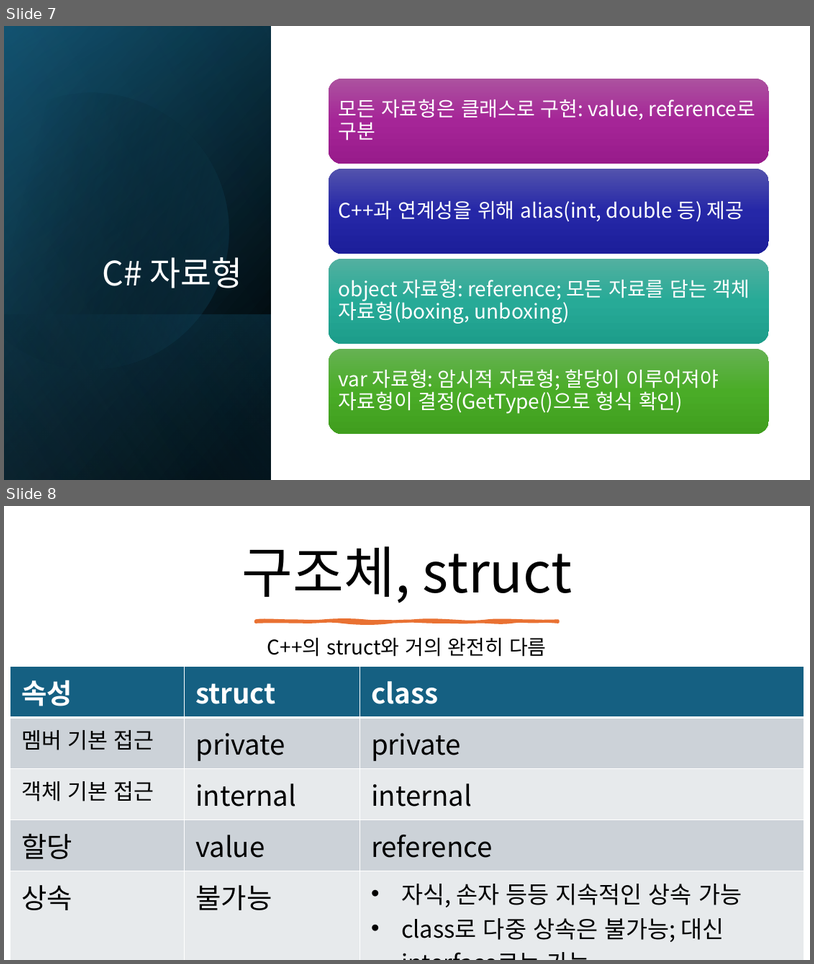
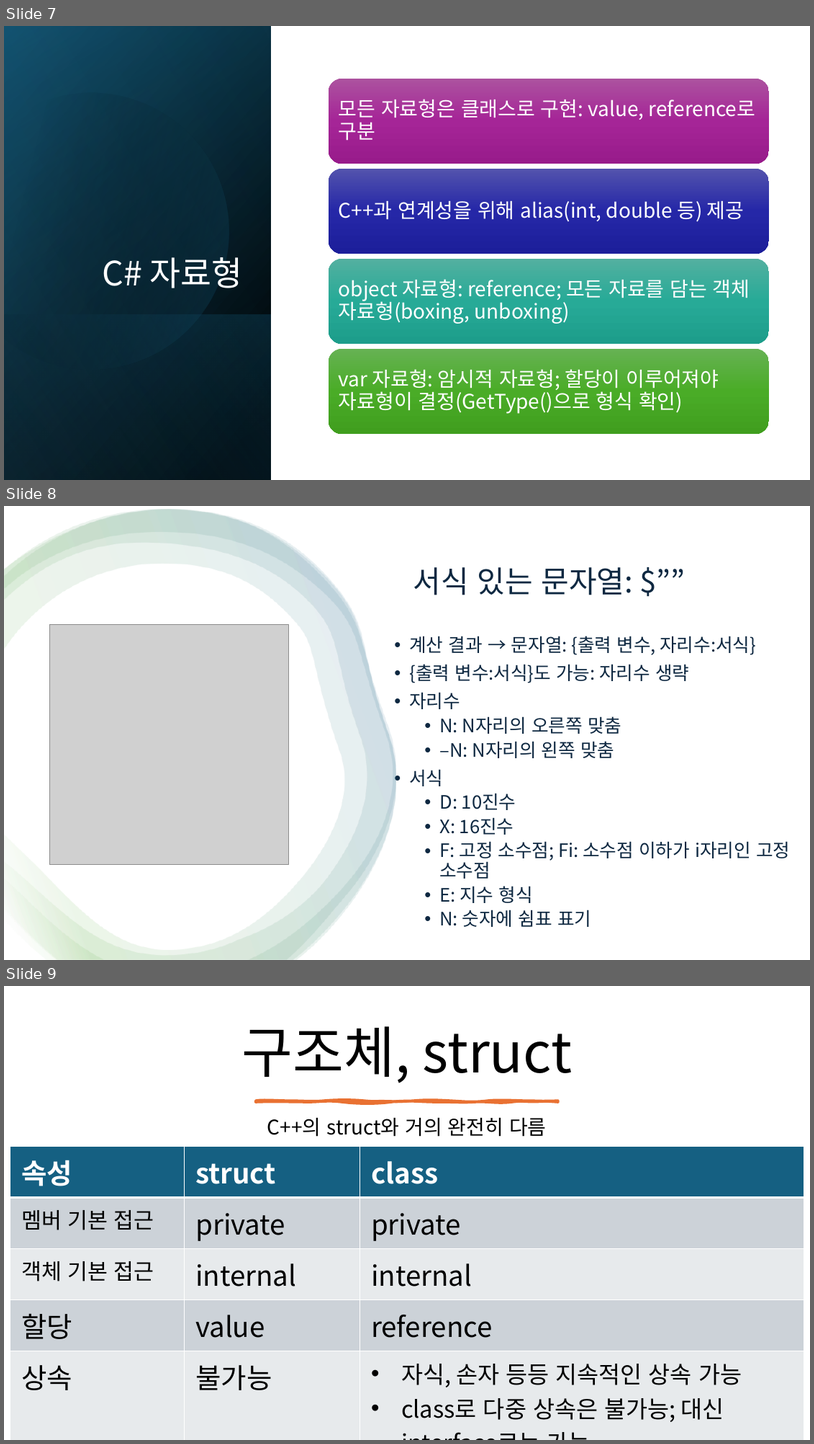
Before and after one commit to mokwongame/CS_2025_2, a slide deck: C# 문법.pptx. Shown one above the other, each under a label of ours: slides 7 and 8 before the commit, slides 7, 8 and 9 after it. The pictures are 814x964 and 814x1444 pixels, drawn with LibreOffice and Linux fonts; fonts in the diff are those of the drawing; grey boxes stand for pictures. Boxes give left, top, right and bottom in pixels: in the first picture for what was removed or moved away, otherwise in the second. Text is boxed around its words. In the diff, an @@ line names an element or a change of style, - is before the commit and + after.

```diff
--- a/C# 문법.pptx
+++ b/C# 문법.pptx
@@ slide 8 added at <box>4,506,810,960</box>, background #FFFFFF @@
@@ rectangle added at <box>4,506,810,960</box>, fill #FFFFFF @@
@@ freeform shape added at <box>4,510,396,960</box>, fill gradient #FFFFFF to #4EA72E to #156082 @@
@@ freeform shape added at <box>4,510,396,960</box>, fill gradient #FFFFFF to #4EA72E to #156082 @@
@@ freeform shape added at <box>4,510,396,960</box>, fill gradient #FFFFFF to #4EA72E to #156082 @@
@@ title added at <box>413,567,633,595</box>, 36 pt, text #0E2841 @@
+서식 있는 문자열: $””
@@ picture added at <box>49,625,289,864</box> @@
@@ text added at <box>409,636,790,926</box>, 22 pt, text #0E2841 @@
+• 계산 결과 → 문자열: {출력 변수, 자리수:서식}
+• {출력 변수:서식}도 가능: 자리수 생략
+• 자리수
+  • N: N자리의 오른쪽 맞춤
+  • –N: N자리의 왼쪽 맞춤
+• 서식
+  • D: 10진수
+  • X: 16진수
+  • F: 고정 소수점; Fi: 소수점 이하가 i자리인 고정 소수점
+  • E: 지수 형식
+  • N: 숫자에 쉼표 표기
@@ what was slide 8 is now slide 9 @@
```
Also in this commit, not shown: 2 other files.
